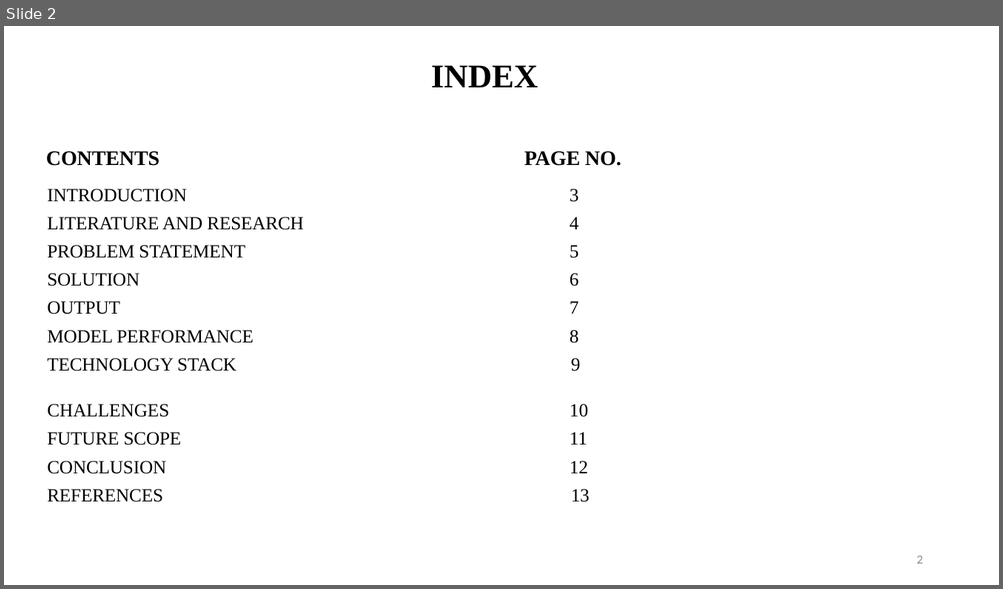
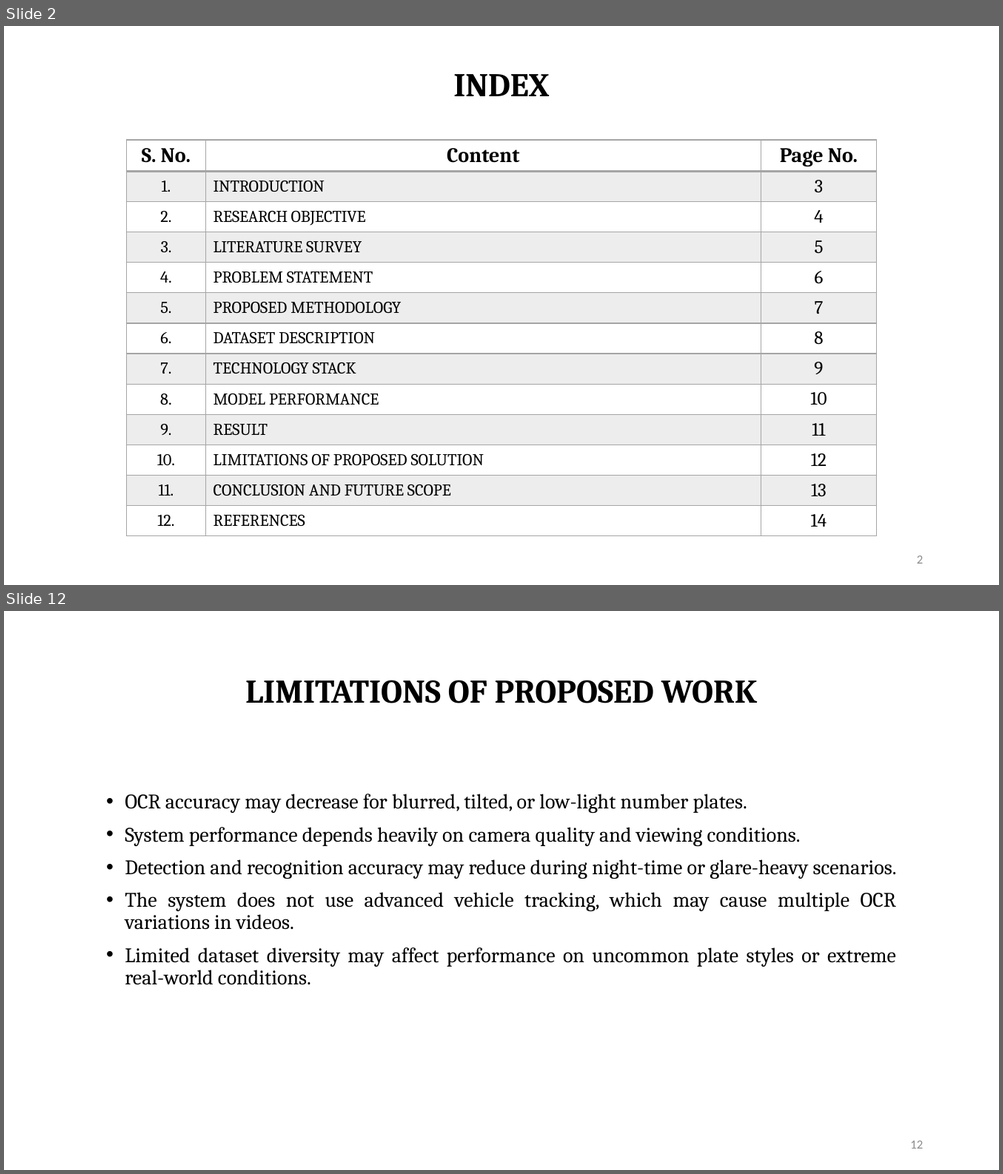
Before and after one commit to aryann-21/ALPR, a slide deck: MAJOR_PPT.pptx. Shown one above the other, each under a label of ours: slide 2 before the commit, slides 2 and 12 after it; the slides between them are not shown. The pictures are 1003x589 and 1003x1174 pixels, drawn with LibreOffice and Linux fonts; fonts in the diff are those of the drawing. Boxes give left, top, right and bottom in pixels: in the first picture for what was removed or moved away, otherwise in the second. Text is boxed around its words. In the diff, an @@ line names an element or a change of style, - is before the commit and + after.

Commit message:
got performance metrics

```diff
--- a/MAJOR_PPT.pptx
+++ b/MAJOR_PPT.pptx
@@ slide 12 added at [4,611,999,1170], background #FFFFFF @@
@@ title added at [245,680,757,703], 32 pt, text #000000, bold @@
+LIMITATIONS OF PROPOSED WORK
@@ text added at [125,794,896,985], 20 pt, text #000000 @@
+• OCR accuracy may decrease for blurred, tilted, or low-light number plates.
+• System performance depends heavily on camera quality and viewing conditions.
+• Detection and recognition accuracy may reduce during night-time or glare-heavy scenarios.
+• The system does not use advanced vehicle tracking, which may cause multiple OCR variations in videos.
+• Limited dataset diversity may affect performance on uncommon plate styles or extreme real-world conditions.
@@ page number added at [910,1141,922,1149], 12 pt, text #8C8C8C @@
+12
@@ slide 2 changed as well @@
@@ title "INDEX": place and size @@
-title "INDEX" at [431,65,538,87]
+title "INDEX" at [453,74,549,96]
@@ title "INDEX" at [453,74,549,96]: font Times New Roman to Cambria @@
@@ text removed at [46,151,621,503] @@
-CONTENTS PAGE NO.
-INTRODUCTION 3
-LITERATURE AND RESEARCH 4
-PROBLEM STATEMENT 5
-SOLUTION 6
-OUTPUT 7
-MODEL PERFORMANCE 8
-TECHNOLOGY STACK 9
-CHALLENGES 10
-FUTURE SCOPE 11
-CONCLUSION 12
-REFERENCES 13
@@ table added at [126,140,877,538], 13 rows, 3 columns @@
+S. No. | Content | Page No.
+1. | INTRODUCTION | 3
+2. | RESEARCH OBJECTIVE | 4
+3. | LITERATURE SURVEY | 5
+4. | PROBLEM STATEMENT | 6
+5. | PROPOSED METHODOLOGY | 7
+6. | DATASET DESCRIPTION | 8
+7. | TECHNOLOGY STACK | 9
+8. | MODEL PERFORMANCE | 10
+9. | RESULT | 11
+10. | LIMITATIONS OF PROPOSED SOLUTION | 12
+11. | CONCLUSION AND FUTURE SCOPE | 13
+12. | REFERENCES | 14
```
Also in this commit, not shown: 3 other slides changed, 9 other slides added, 9 slides removed, 1 other file.
